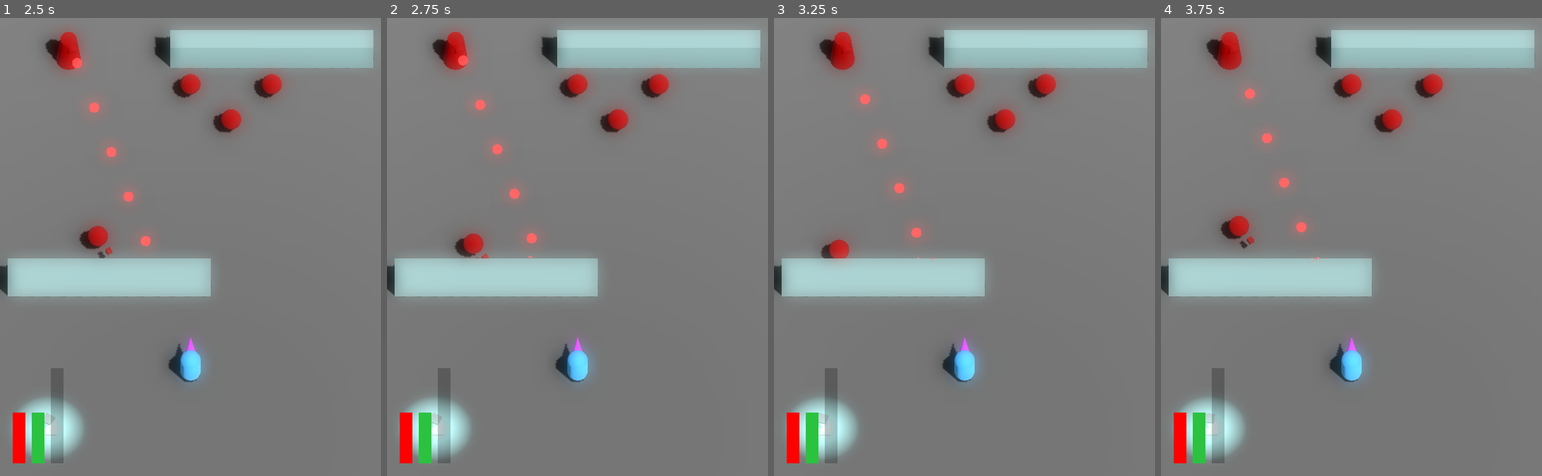
Above: before the commit, frames 1-4 (left to right).
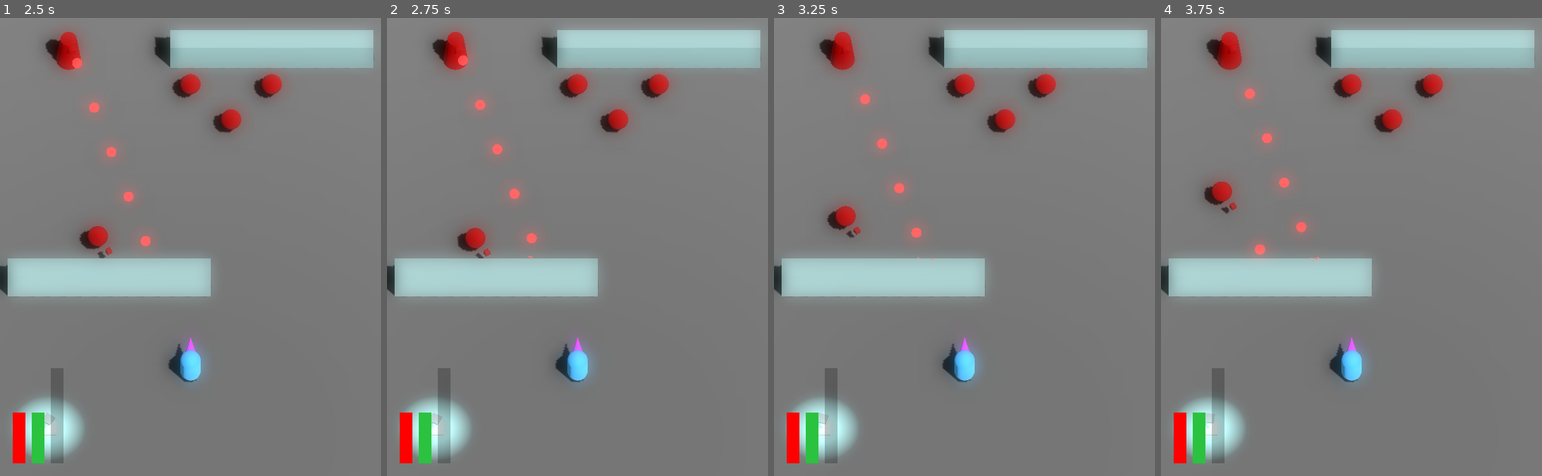
Above: after the commit, the same moments.

Repository: JackEvans24/bullet-absorb
Game: Godot game, scene res://scenes/main.tscn
The game is run twice, just before and just after one commit, with the same random seed, the same clock (stepped at 60 frames per second) and the same inputs.
Inputs:
- Up to frame 1 (2.5 s): tap Enter at 1.25 s
- Up to frame 2 (2.75 s): no input
- Up to frame 3 (3.25 s): no input
- Up to frame 4 (3.75 s): no input

Frame 1 is identical in both runs. In frame 2, 0.3% of the frame differs, in the area x 17-28%, y 45-53%; in frame 3, 0.6%; in frame 4, 0.8%, in the area x 11-28%, y 35-52%.

Commit message:
fix: bounce off walls instead of finding new direction

Diff:
--- a/prefabs/enemies/wanderer.tscn
+++ b/prefabs/enemies/wanderer.tscn
@@ -26,8 +26,6 @@
 [node name="Movement" type="Node3D" parent="." index="5"]
 script = ExtResource("6_fwebo")
 speed = 3.0
-drift_max = 2.0
-drift_change = 0.3
 
 [node name="WalkTimer" type="Timer" parent="Movement" index="0"]
 script = ExtResource("5_b2h5o")
--- a/scripts/mechanics/shared/basic_movement.gd
+++ b/scripts/mechanics/shared/basic_movement.gd
@@ -2,8 +2,8 @@
 extends Node3D
 
 @export var speed := 5.0
-@export var drift_max := 0.1
-@export var drift_change := 0.1
+@export var drift_max := 2.0
+@export var drift_change := 0.3
 @export var wall_check_distance := 2.0
 
 @onready var walk_timer: VariableTimer = $WalkTimer
@@ -43,7 +43,8 @@
 
 func _physics_process(_delta):
     if wall_check.is_colliding():
-        set_new_movement()
+        movement = movement.bounce(wall_check.get_collision_normal().normalized())
+        update_wall_check_position()
     if is_walking:
         handle_drift(_delta)
 
